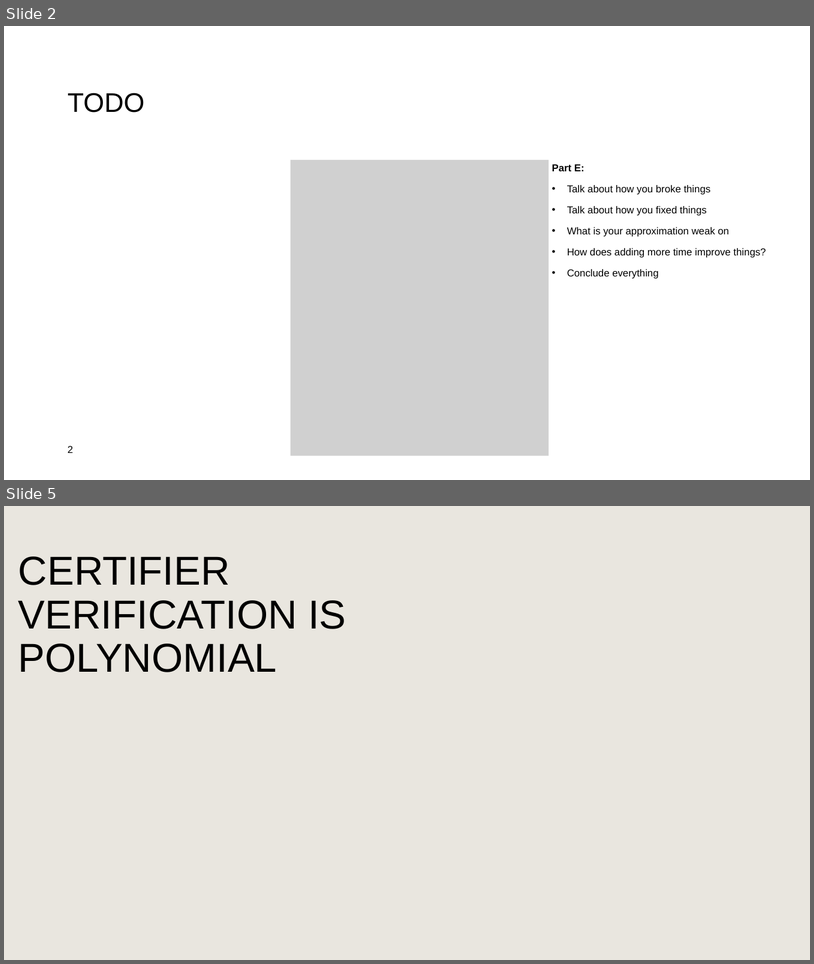
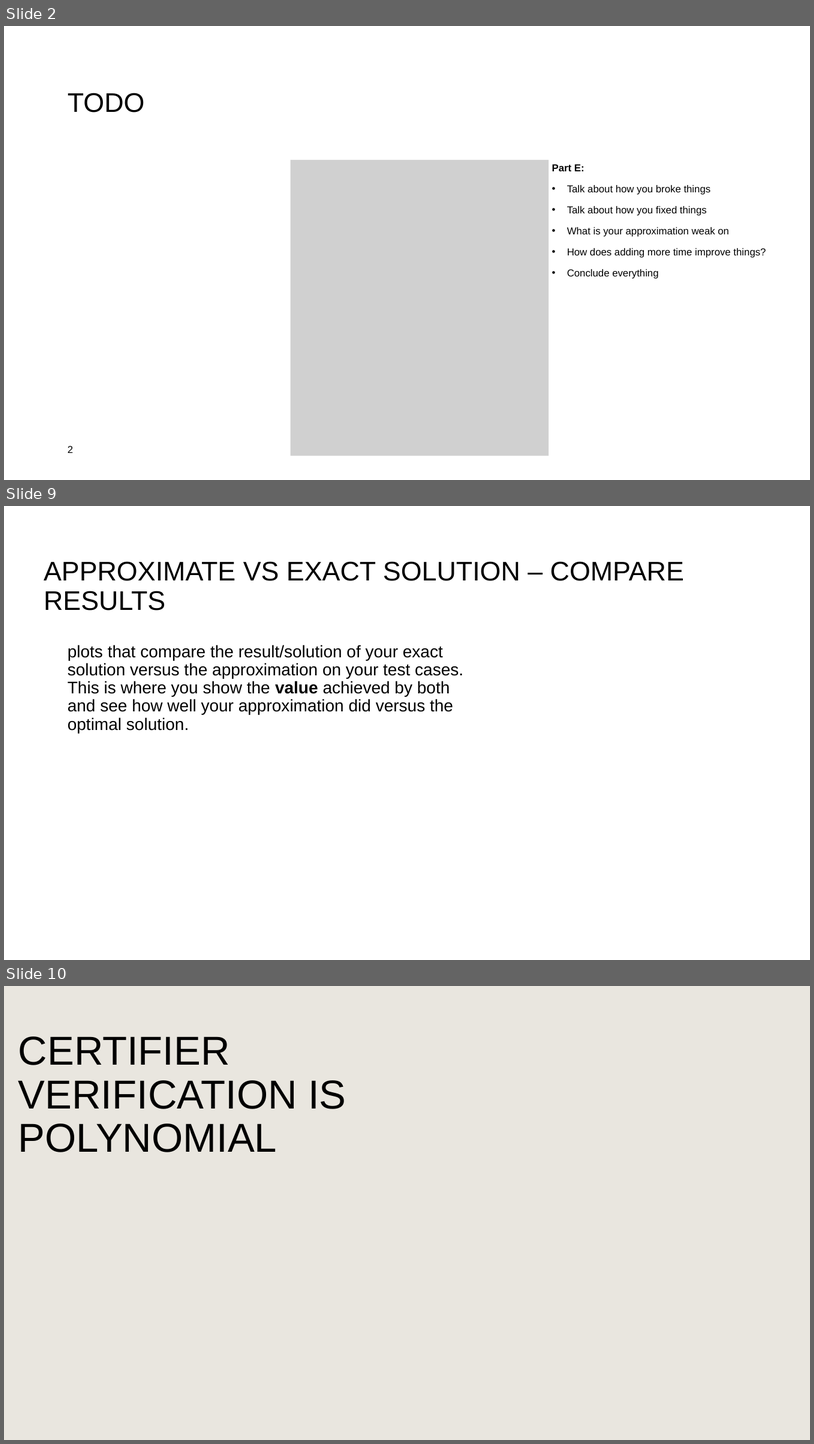
Before and after one commit to PictureOfGray/CS412-Team-NAME, a slide deck: presentations/TeamNAMETSP.pptx. Shown one above the other, each under a label of ours: slides 2 and 5 before the commit, slides 2, 9 and 10 after it; the slides between them are not shown. The pictures are 814x964 and 814x1444 pixels, drawn with LibreOffice and Linux fonts; fonts in the diff are those of the drawing; grey boxes stand for pictures; background and template pictures are left out. Boxes give left, top, right and bottom in pixels: in the first picture for what was removed or moved away, otherwise in the second. Text is boxed around its words. In the diff, an @@ line names an element or a change of style, - is before the commit and + after.

```diff
--- a/presentations/TeamNAMETSP.pptx
+++ b/presentations/TeamNAMETSP.pptx
@@ slide 9 added at (4,506,810,960), background #FFFFFF @@
@@ title added at (44,561,684,610), 32 pt, text #000000 @@
+APPROXIMATE VS EXACT SOLUTION – COMPARE RESULTS
@@ text added at (68,645,464,733), 20 pt, text #000000 @@
+plots that compare the result/solution of your exact solution versus the approximation on your test cases. This is where you show the value achieved by both and see how well your approximation did versus the optimal solution.
@@ what was slide 5 is now slide 10 @@
```
Also in this commit, not shown: 6 other slides added, 2 slides removed, 3 other files.
